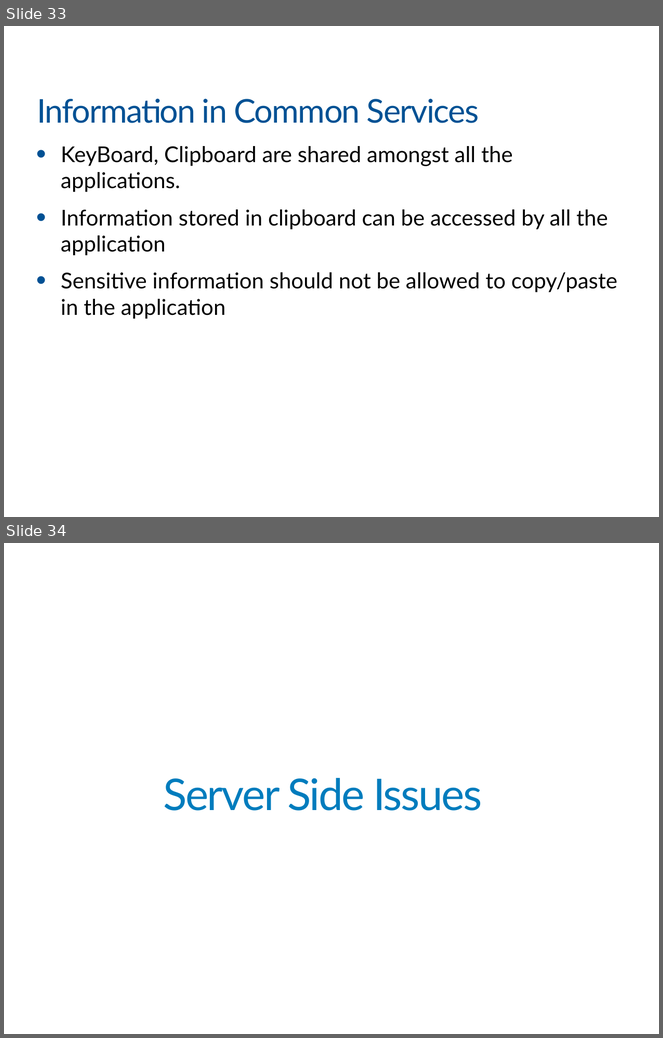
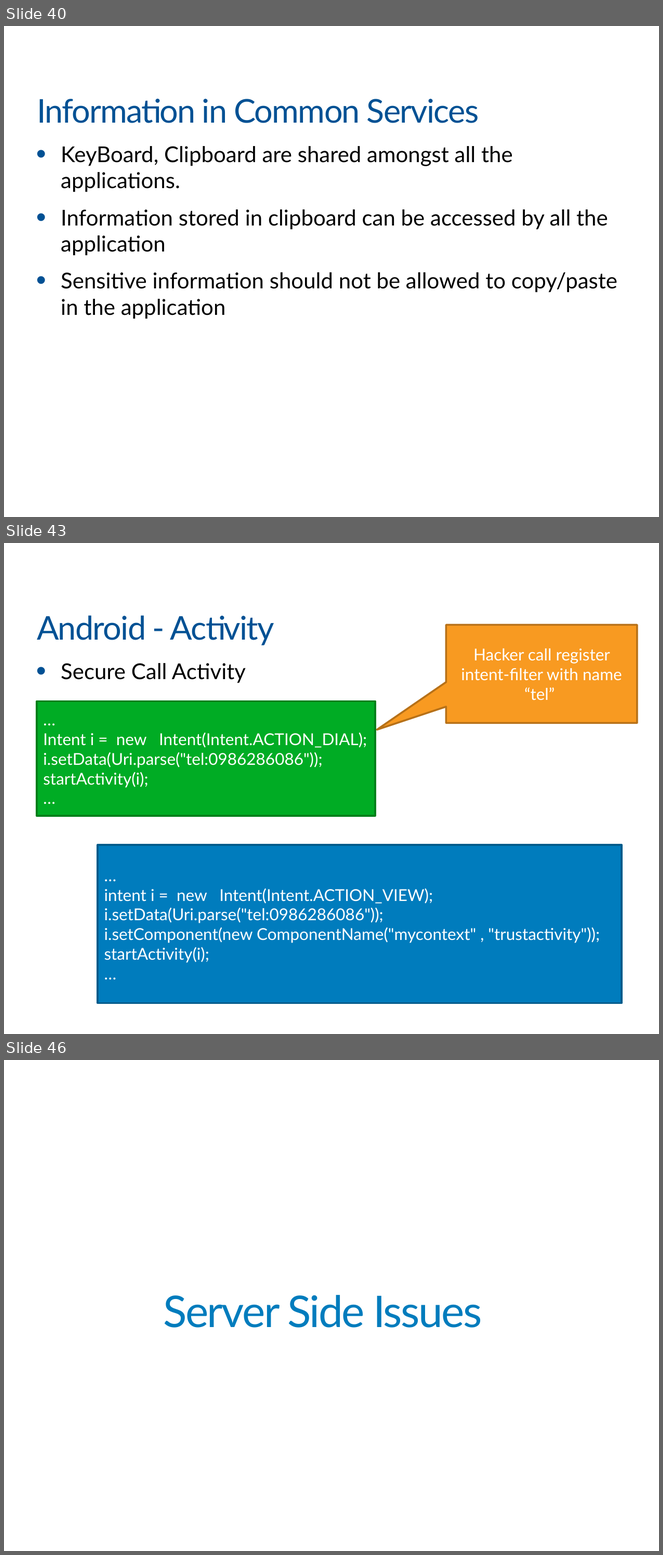
Before and after one commit to khanhnnvn/Mine, a slide deck: xmind/Slide For VIB/VIB_Part5b.pptx. Shown one above the other, each under a label of ours: slides 33 and 34 before the commit, slides 40, 43 and 46 after it; the slides between them are not shown. The pictures are 663x1038 and 663x1555 pixels, drawn with LibreOffice and Linux fonts; fonts in the diff are those of the drawing; background and template pictures are left out. Boxes give left, top, right and bottom in pixels: in the first picture for what was removed or moved away, otherwise in the second. Text is boxed around its words. In the diff, an @@ line names an element or a change of style, - is before the commit and + after.

```diff
--- a/xmind/Slide For VIB/VIB_Part5b.pptx
+++ b/xmind/Slide For VIB/VIB_Part5b.pptx
@@ slide 43 added at (4, 543, 659, 1034), background #FFFFFF @@
@@ title added at (37, 615, 274, 645), 36 pt, text #005194 @@
+Android - Activity
@@ speech box added at (446, 625, 637, 723), fill #F89A21, outline #B77218 2 pt, 18 pt, text #FFFFFF @@
+Hacker call register intent-filter with name “tel”
@@ text added at (61, 663, 246, 683), 24 pt, text #000000 @@
+• Secure Call Activity
@@ rectangle added at (37, 702, 375, 816), fill #00AC24, outline #007F1B 2 pt, 18 pt, text #FFFFFF @@
+…
+Intent i = new Intent(Intent.ACTION_DIAL);
+i.setData(Uri.parse("tel:0986286086"));
+startActivity(i);
+…
@@ rectangle added at (98, 845, 622, 1004), fill #007CBD, outline #005C8C 2 pt, 18 pt, text #FFFFFF @@
+…
+intent i = new Intent(Intent.ACTION_VIEW);
+i.setData(Uri.parse("tel:0986286086"));
+i.setComponent(new ComponentName("mycontext" , "trustactivity"));
+startActivity(i);
+…
@@ what was slide 33 is now slide 40 @@
@@ what was slide 34 is now slide 46 @@
```
Also in this commit, not shown: 2 slides changed, 24 other slides added, 2 other files.
